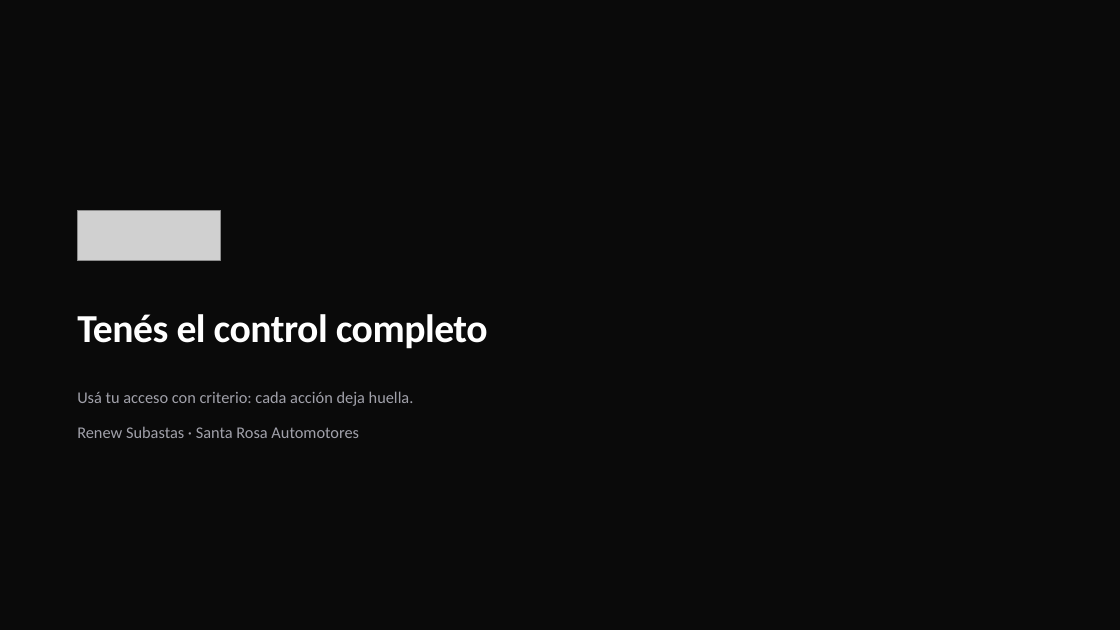
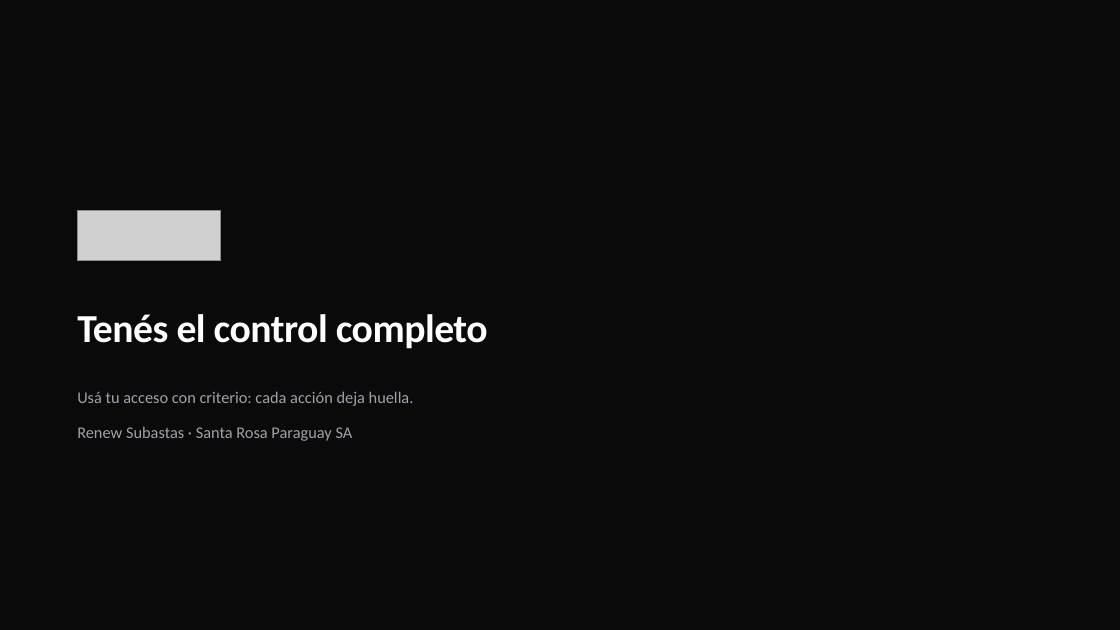
Before and after one commit to croman-coder/RenewSubastas, a slide deck: slide 15 of docs/onboarding/pptx/02-admin.pptx. Drawn at 1120x630 pixels with LibreOffice and Linux fonts; fonts in the diff are those of the drawing; grey boxes stand for pictures. Boxes give left, top, right and bottom in pixels: in the first picture for what was removed or moved away, otherwise in the second. Text is boxed around its words. In the diff, an @@ line names an element or a change of style, - is before the commit and + after.

```diff
--- a/docs/onboarding/pptx/02-admin.pptx
+++ b/docs/onboarding/pptx/02-admin.pptx
@@ text at (x1=77, y1=426, x2=353, y2=441): text changed @@
-Renew Subastas · Santa Rosa Automotores
+Renew Subastas · Santa Rosa Paraguay SA
```
Also in this commit, not shown: 1 other slide changed, 22 other files.
